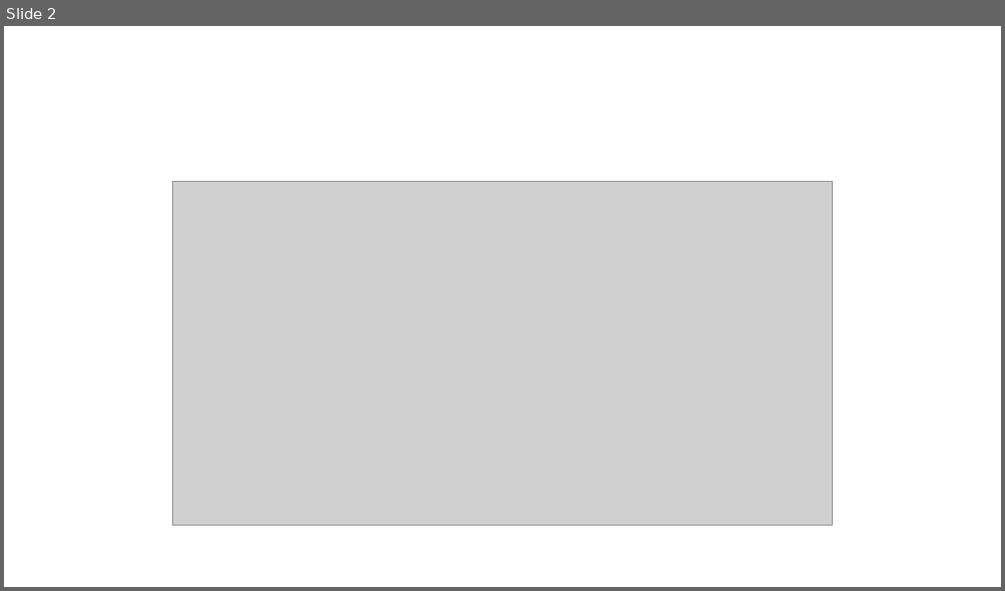
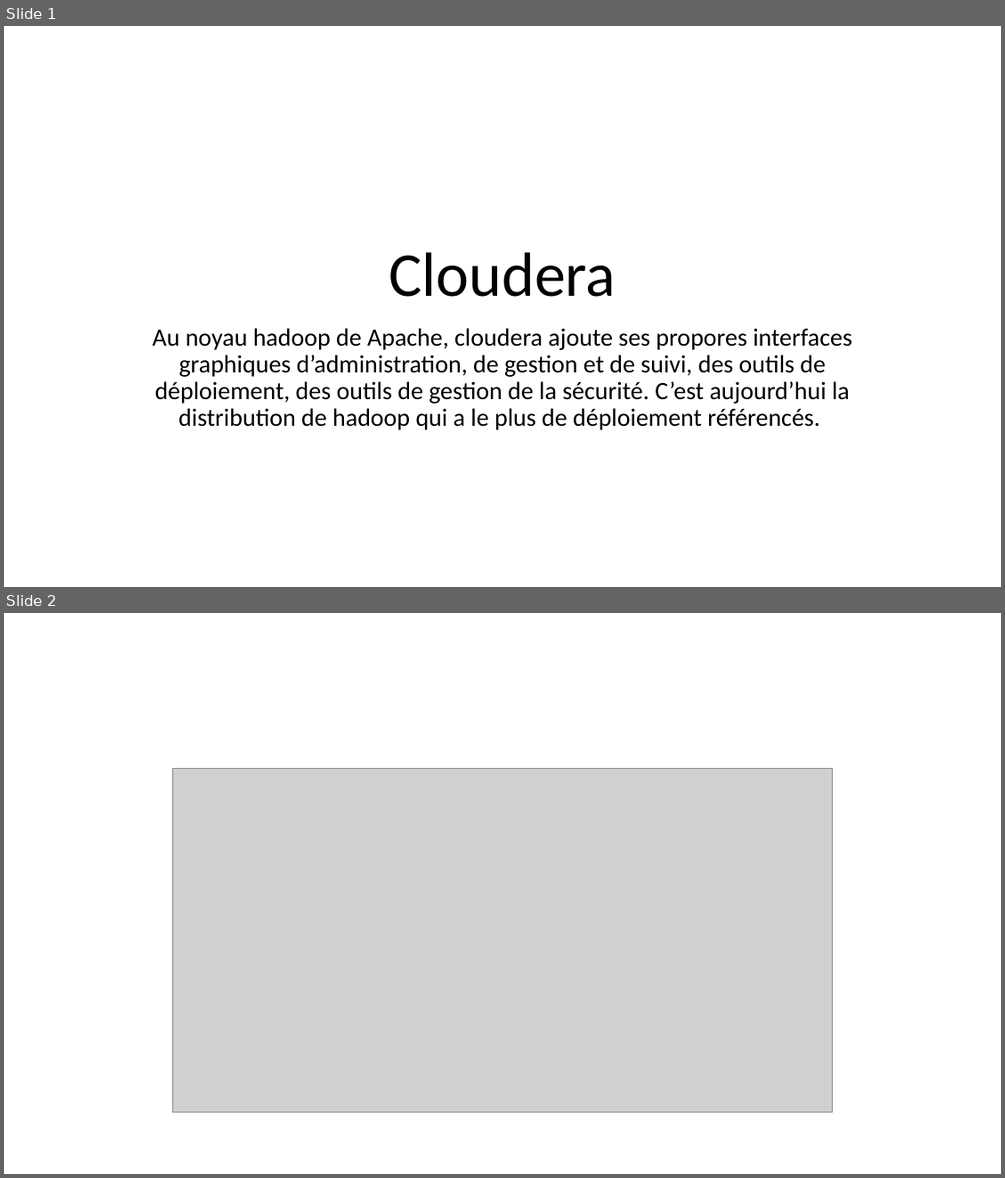
Before and after one commit to scoutantho/ProjetPi2, a slide deck: Rendu entreprise/Cloudera.pptx. Shown one above the other, each under a label of ours: slide 2 before the commit, slides 1 and 2 after it. The pictures are 1005x591 and 1005x1178 pixels, drawn with LibreOffice and Linux fonts; fonts in the diff are those of the drawing; grey boxes stand for pictures. Boxes give left, top, right and bottom in pixels: in the first picture for what was removed or moved away, otherwise in the second. Text is boxed around its words. In the diff, an @@ line names an element or a change of style, - is before the commit and + after.

```diff
--- a/Rendu entreprise/Cloudera.pptx
+++ b/Rendu entreprise/Cloudera.pptx
@@ slide 1 added at [4,26,1001,587], background #FFFFFF @@
@@ title added at [388,252,615,297], 60 pt, text #000000 @@
+Cloudera
@@ subtitle added at [153,328,852,430], 24 pt, text #000000 @@
+Au noyau hadoop de Apache, cloudera ajoute ses propores interfaces graphiques d’administration, de gestion et de suivi, des outils de déploiement, des outils de gestion de la sécurité. C’est aujourd’hui la distribution de hadoop qui a le plus de déploiement référencés.
```
Also in this commit, not shown: 1 slide removed, 3 other files.
